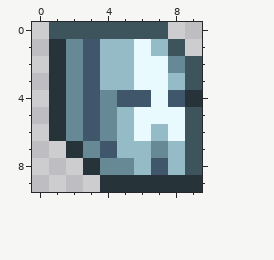
Pixel-art sprite: Items/Armor/DamascusHelmet.png. That is the earlier state.
The file is 20x20 pixels, drawn in blocks of 2x2; one block is one cell here.
And afterwards:
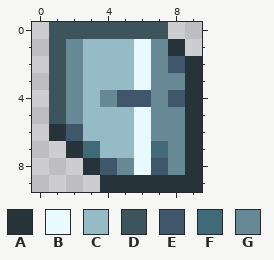
Palette (. is transparent): A #263439  B #e9faff  C #95bbc6  D #3d545c  E #40566b  F #416a78  G #668995
Diff:
y 1: x 1 A -> D; x 3 E -> C; x 7..8 CD -> GA
y 2: x 1 A -> D; x 3 E -> C; x 7..9 BGD -> GEA
y 3: x 1 A -> D; x 3 E -> C; x 7..9 BCD -> GGA
y 4: x 1 A -> D; x 3 E -> C; x 7 B -> G
y 5: x 1 A -> D; x 3..4 EG -> CC; x 7..9 BBD -> GGA
y 6: x 2..4 GEG -> ECC; x 7..9 CBD -> GGA
y 7: x 3..4 GE -> FC; x 6..9 CGCD -> BFGA
y 8: x 4 G -> E; x 6 C -> B; x 8..9 CD -> GA
Where, in picture pixels (left, top, right, bottom), the same in both pictures:
changed: (49, 39, 202, 175)
